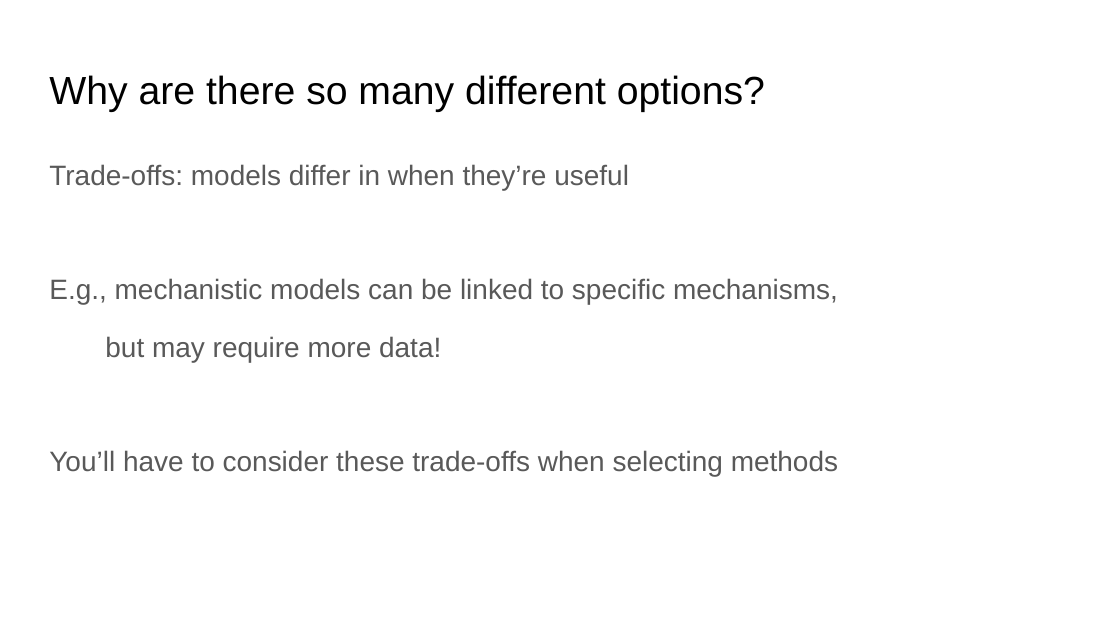
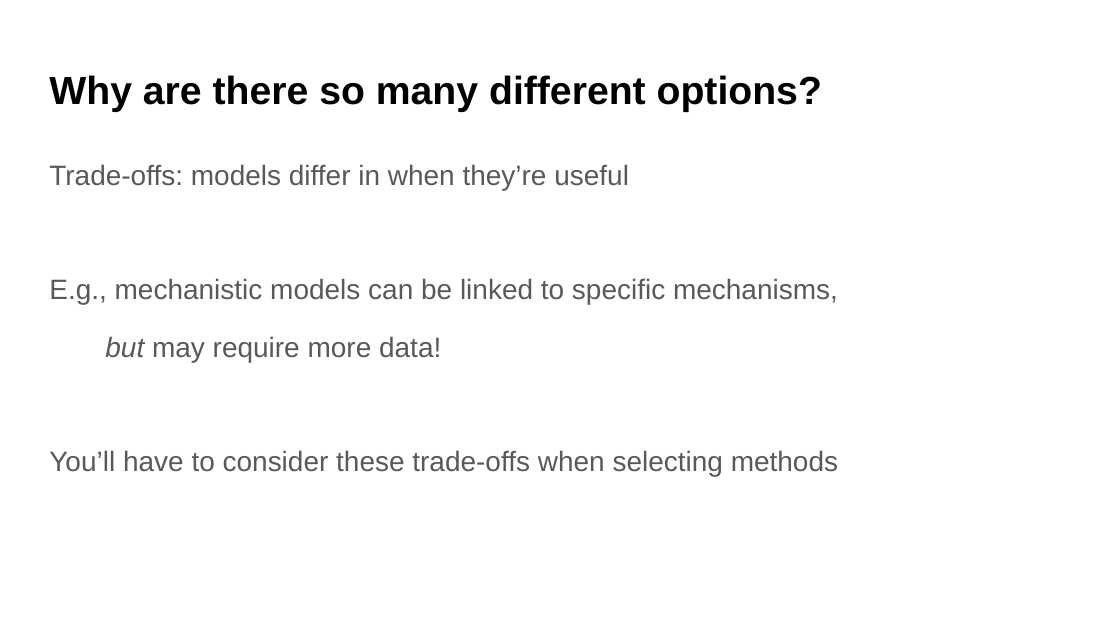
Before and after one commit to bmaitner/biometry_course, a slide deck: slide 18 of lectures/Lecture_02_modelling_frameworks.pptx (slide 5 before the commit). Drawn at 1120x630 pixels with LibreOffice and Linux fonts; fonts in the diff are those of the drawing. Boxes give left, top, right and bottom in pixels: in the first picture for what was removed or moved away, otherwise in the second. Text is boxed around its words. In the diff, an @@ line names an element or a change of style, - is before the commit and + after.

```diff
--- a/lectures/Lecture_02_modelling_frameworks.pptx
+++ b/lectures/Lecture_02_modelling_frameworks.pptx
@@ title "Why are there so many ..." at bbox=[49, 75, 822, 112]: bold on @@
@@ text at bbox=[105, 336, 441, 362]: italic on in "but" @@
```
Also in this commit, not shown: 9 other slides changed, 35 slides added, 1 slide removed, 1 other file.
